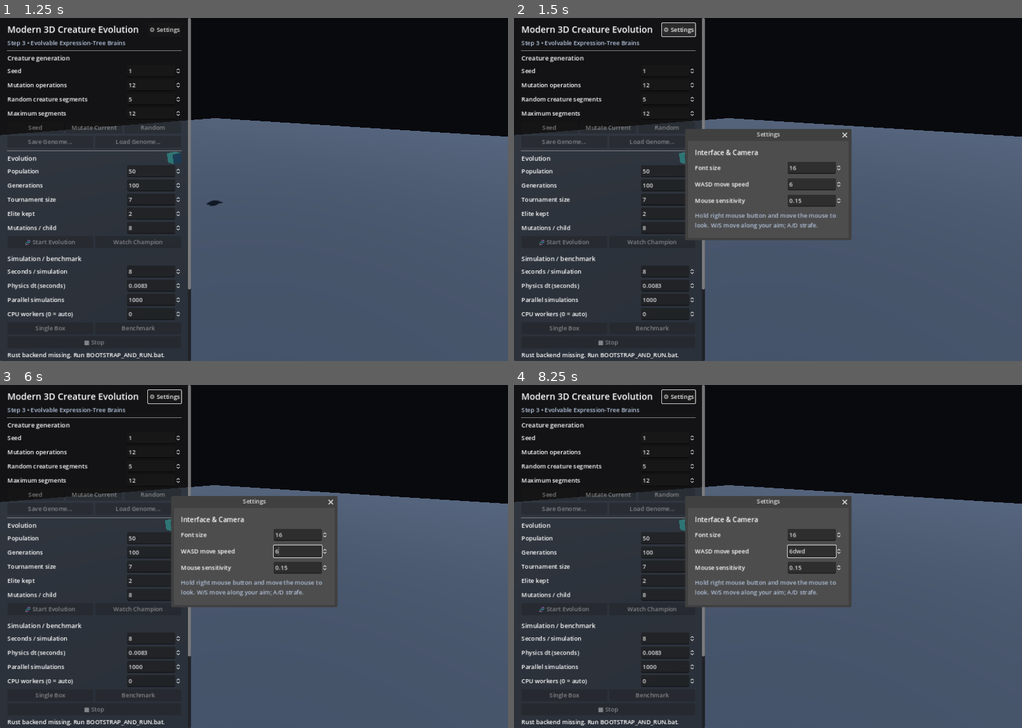
Above: before the commit, frames 1-4 (two rows, left to right).
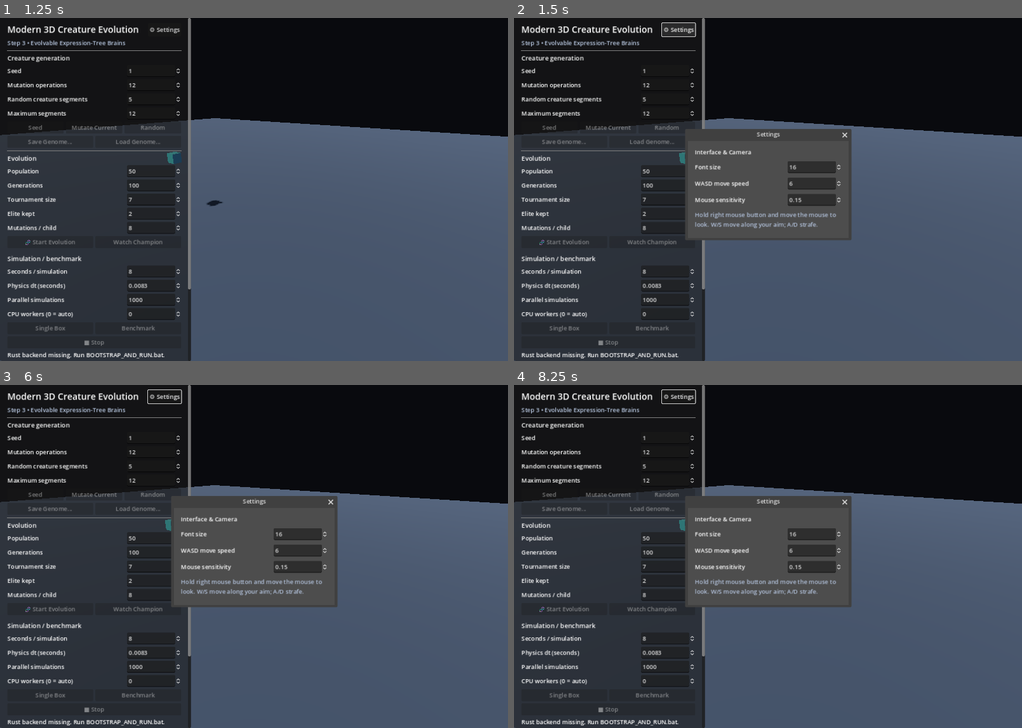
Above: after the commit, the same moments.

Repository: Quest79/Modern-3D-Creature-Evolution
Game: Godot game, scene res://main.tscn
The game is run twice, just before and just after one commit, with the same random seed, the same clock (stepped at 60 frames per second) and the same inputs.
Inputs (mouse positions are in pixels of both pictures, inside the frame that each line leads up to):
- Up to frame 1 (1.25 s): tap Enter at 0.5 s; move the mouse to (365, 172) at 0.52 s; hold D from 0.53 s (still down); click (365, 172) at 0.67 s
- Up to frame 2 (1.5 s): release D at 1.25 s; click "⚙ Settings" at 1.25 s
- Up to frame 3 (6 s): move the mouse to (152, 573) at 2.02 s; hold S 2.03-2.78 s; move the mouse to (304, 481) at 2.77 s; hold D 2.78-3.53 s; move the mouse to (228, 625) at 3.52 s; hold W 3.53-4.28 s; click (228, 625) at 3.67 s; move the mouse to (406, 607) at 4.27 s; hold A 4.28-5.78 s; move the mouse to (101, 505) at 5.02 s; move the mouse to (279, 556) at 5.77 s; hold S from 5.78 s (still down); click (279, 556) at 5.92 s
- Up to frame 4 (8.25 s): move the mouse to (691, 470) at 6.52 s; release S at 6.53 s; hold D 6.53-7.28 s; move the mouse to (879, 539) at 7.27 s; hold W 7.28-8.03 s; move the mouse to (666, 573) at 8.02 s; hold D from 8.03 s (still down); click (666, 573) at 8.17 s

Frame 1 is identical in both runs. In frame 2, 0.8% of the frame differs, in the area x 35-65%, y 38-62%; in frame 3, 0.8%; in frame 4, 0.9%.

Commit message:
Polish font scaling and physical WASD controls

Diff:
--- a/apps/godot/main.gd
+++ b/apps/godot/main.gd
@@ -429,7 +429,6 @@
 
     var heading := Label.new()
     heading.text = "Interface & Camera"
-    heading.add_theme_font_size_override("font_size", _font_size + 2)
     column.add_child(heading)
 
     _font_size_spin = _add_number_row(column, "Font size", 10, 32, _font_size, 1)
@@ -593,13 +592,13 @@
     var direction := Vector3.ZERO
     var basis := _camera.global_transform.basis
 
-    if Input.is_key_pressed(KEY_W):
+    if Input.is_physical_key_pressed(KEY_W):
         direction += -basis.z
-    if Input.is_key_pressed(KEY_S):
+    if Input.is_physical_key_pressed(KEY_S):
         direction += basis.z
-    if Input.is_key_pressed(KEY_A):
+    if Input.is_physical_key_pressed(KEY_A):
         direction += -basis.x
-    if Input.is_key_pressed(KEY_D):
+    if Input.is_physical_key_pressed(KEY_D):
         direction += basis.x
 
     if direction.length_squared() > 0.0:
